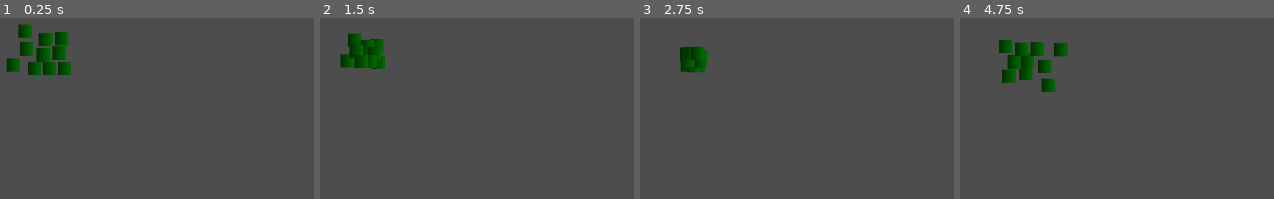
Above: before the commit, frames 1-4 (left to right).
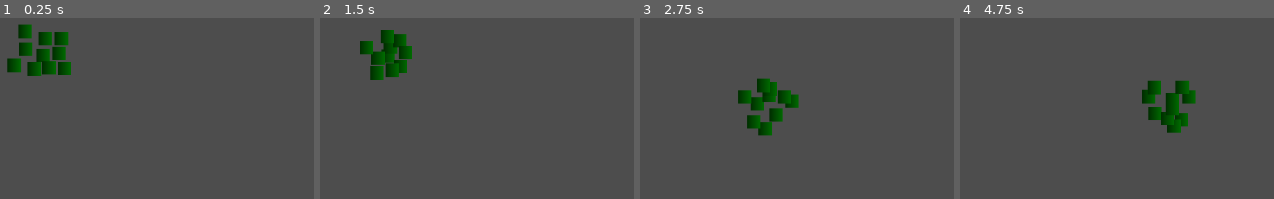
Above: after the commit, the same moments.

Repository: ViviFar/GodotWildJam66
Game: Godot game, scene res://scenes/main_game.tscn
Two runs of this game, one before a commit and one after it. Both use one fixed random seed, a clock stepped at 60 frames per second and the inputs below. The project has no main scene, so this scene is started directly.
Inputs:
- Up to frame 1 (0.25 s): no input
- Up to frame 2 (1.5 s): tap Enter at 0.5 s; hold Right (ui_right) 0.53-1.28 s; hold Down (ui_down) from 1.28 s (still down)
- Up to frame 3 (2.75 s): release Down (ui_down) at 2.03 s; hold Right (ui_right) from 2.03 s (still down)
- Up to frame 4 (4.75 s): release Right (ui_right) at 2.78 s; hold Up (ui_up) 2.78-3.53 s; hold Left (ui_left) from 3.53 s (still down)

The runs differ from the first frame. In frame 1, 0.4% of the frame differs, in the area x 6-22%, y 7-33%; in frame 2, 3.9%; in frame 3, 4.0%; in frame 4, 6.0%, in the area x 12-76%, y 12-64%.

Commit message:
Improved swarm with less overlap and friction

Diff:
--- a/scripts/ant.gd
+++ b/scripts/ant.gd
@@ -6,13 +6,17 @@
 var neighbors_directions
 const N = 10
 var sigma_repulsion = 4.6
-var weight_repulsion = 1.0
-var weight_cohesion = 2.0
-var weight_player = 1.0
+var weight_repulsion = 10.0
+var weight_cohesion = 10.0
+var weight_player = 10.0
+var weight_stabilize = 2.0
+var weight_random = 10.0
 
-var f_r
-var f_c
-var f_p
+var f_r # repulsive
+var f_c # cohesive
+var f_p # player
+var f_s # stabilize
+var f_rand # random
 var total_force
 var new_velocity
 
@@ -21,7 +25,7 @@
 
 func find_neighbors():
 	'''
-	find the 6 closest ants, used for force computation
+	find the N closest ants, used for force computation
 	'''
 	neighbors = []
 	var ant_dist
@@ -73,10 +77,16 @@
 	var f
 	var s = Vector2(0.0, 0.0)
 	var dir
+	var neighbor
+	var N_c = N
 	for neighbor_index in len(neighbors):
+		neighbor = neighbors[neighbor_index]
+		if self.position.distance_to(neighbor.position) < $Sprite2D.texture.get_width():
+			N_c -= 1
+			continue
 		dir = neighbors_directions[neighbor_index]
 		s = s + dir
-	f = weight_cohesion * s / N
+	f = weight_cohesion * s / N_c
 	return f
 
 func compute_player_force():
@@ -95,13 +105,31 @@
 	f = weight_player * f
 	return f
 
+func compute_stabilize_force():
+	'''
+	Computes a force that slows down the general motion
+	'''
+	var f
+	f = -weight_stabilize*get_velocity().normalized()
+	return f
+
+func compute_random_force():
+	'''
+	Computes a random force
+	'''
+	var f
+	f = weight_random*Vector2(randf_range(-1.0, 1.0), randf_range(-1.0, 1.0))
+	return f
+
 func _physics_process(delta):
 	find_neighbors()
 	compute_neighbors_directions()
 	f_r = compute_repulsive_force()
 	f_c = compute_cohesive_force()
 	f_p = compute_player_force()
-	total_force = 10*(f_r + f_c + f_p)
+	f_s = compute_stabilize_force()
+	f_rand = compute_random_force()
+	total_force = 10*(f_r + f_c + f_p + f_s + f_rand)
 	new_velocity = get_velocity() + (1/1.0)*total_force*delta
 	set_velocity(new_velocity)
 	move_and_slide()
